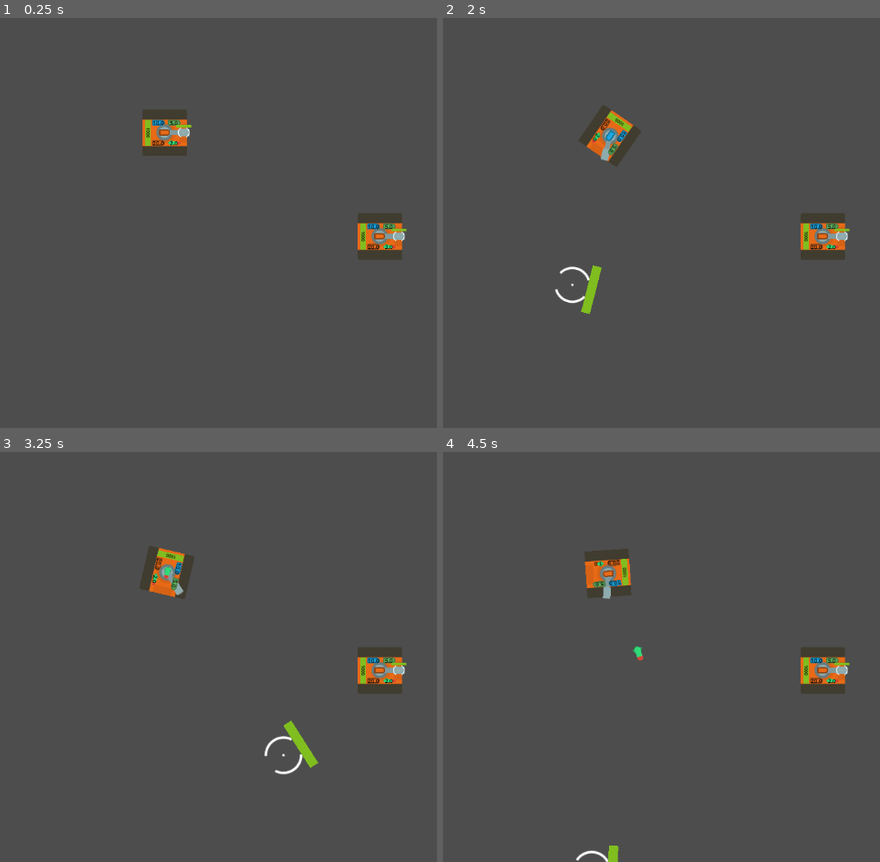
Above: before the commit, frames 1-4 (two rows, left to right).
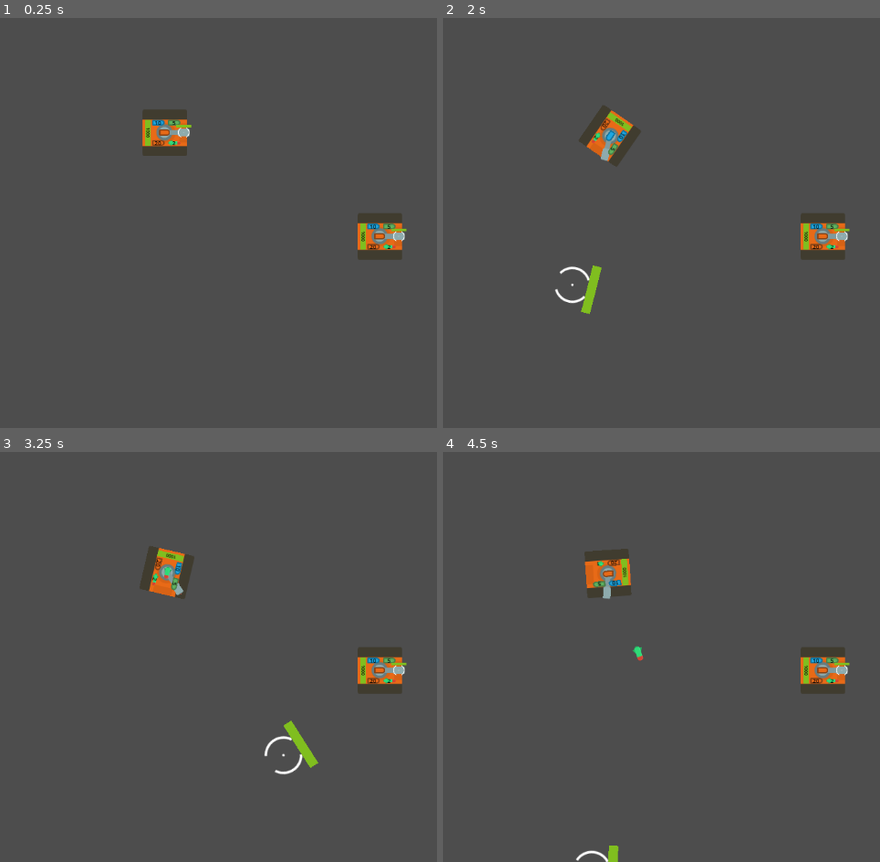
Above: after the commit, the same moments.

Repository: KakCmambnporpawwucmow/tanks_kidz
Game: Godot game, scene res://layers/test.tscn
Two runs of this game, one before a commit and one after it. Both use one fixed random seed, a clock stepped at 60 frames per second and the inputs below.
Inputs (mouse positions are in pixels of both pictures, inside the frame that each line leads up to):
- Up to frame 1 (0.25 s): no input
- Up to frame 2 (2 s): tap Enter at 0.5 s; move the mouse to (outside the picture) at 0.52 s; hold E (ammo_ap) 0.53-1.28 s; hold D (rotate_right) from 0.53 s (still down); tap W (move_forward) at 0.77, 1.52 s; move the mouse to (635, 243) at 1.27 s; tap R (ammo_he) at 1.35 s
- Up to frame 3 (3.25 s): move the mouse to (410, 566) at 2.02 s; release D (rotate_right) at 2.03 s; hold A (rotate_left) 2.03-2.78 s; hold F (ammo_heat) 2.03-2.78 s; move the mouse to (301, 739) at 2.77 s; hold D (rotate_right) from 2.78 s (still down); tap C (ammo_missile) at 2.85 s; tap W (move_forward) at 3.02 s
- Up to frame 4 (4.5 s): move the mouse to (outside the picture) at 3.52 s; press the mouse at (outside the picture) at 3.53 s; tap W (move_forward) at 3.77 s; move the mouse to (560, 595) at 4.27 s; release D (rotate_right) at 4.28 s; release the mouse at (560, 595) at 4.28 s; hold A (rotate_left) from 4.28 s (still down); tap E (ammo_ap) at 4.35 s

The runs differ from the first frame. In frame 1, 0.1% of the frame differs, in the area x 35-90%, y 25-57%; in frame 2, 0.1%, in the area x 34-90%, y 24-57%; in frame 3, 0.1%; in frame 4, 0.1%.

Commit message:
ADD
При отображении снарядов добавлено скрытие отсутствующих типов боеприпасов.

Diff:
--- a/entities/tanks/base/ammo_stat.gd
+++ b/entities/tanks/base/ammo_stat.gd
@@ -13,16 +13,20 @@
 
 func update():
 	$ap.value = weapon_system.get_proj_count(WeaponSystem.ProjectileType.AP)
-	$ap/count.text = str($ap.value)
+	$ap.visible = true if $ap.value > 0 else false
+	$ap/count.text = str(int($ap.value))
 
 	$he.value = weapon_system.get_proj_count(WeaponSystem.ProjectileType.HE)
-	$he/count.text = str($he.value)
+	$he.visible = true if $he.value > 0 else false
+	$he/count.text = str(int($he.value))
 
 	$heat.value = weapon_system.get_proj_count(WeaponSystem.ProjectileType.HEAT)
-	$heat/count.text = str($heat.value)
+	$heat.visible = true if $heat.value > 0 else false
+	$heat/count.text = str(int($heat.value))
 
 	$missile.value = weapon_system.get_proj_count(WeaponSystem.ProjectileType.MISSILE)
-	$missile/count.text = str($missile.value)
+	$missile.visible = true if $missile.value > 0 else false
+	$missile/count.text = str(int($missile.value))
 
 func set_ammo_type(type:WeaponSystem.ProjectileType):
 	$v_ap.visible = false
